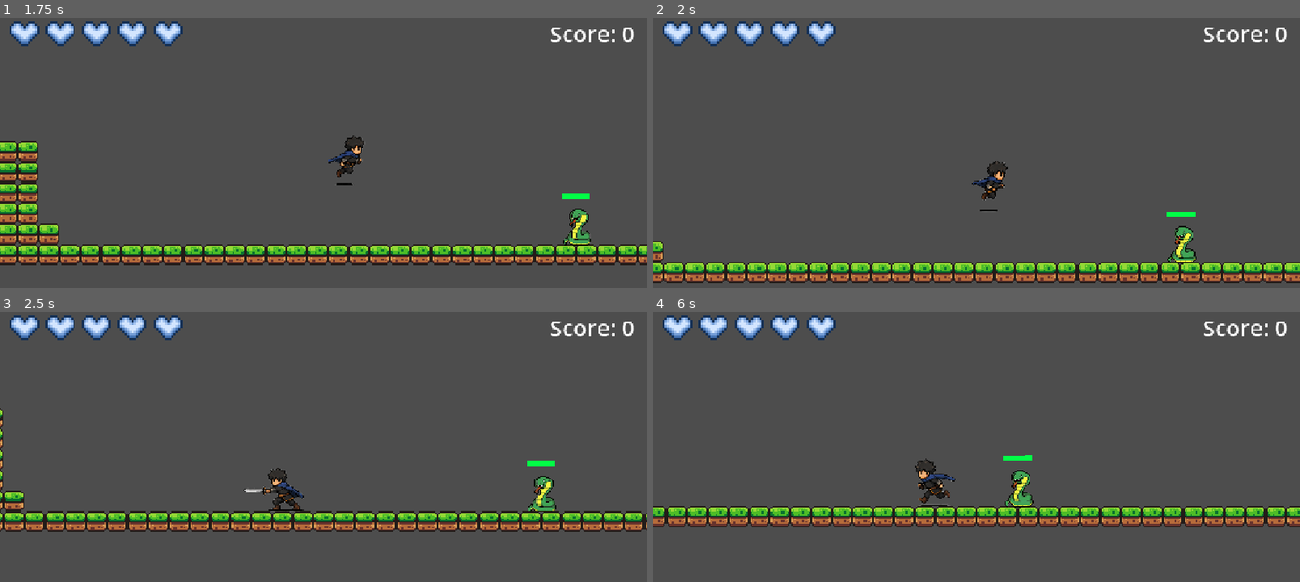
Above: before the commit, frames 1-4 (two rows, left to right).
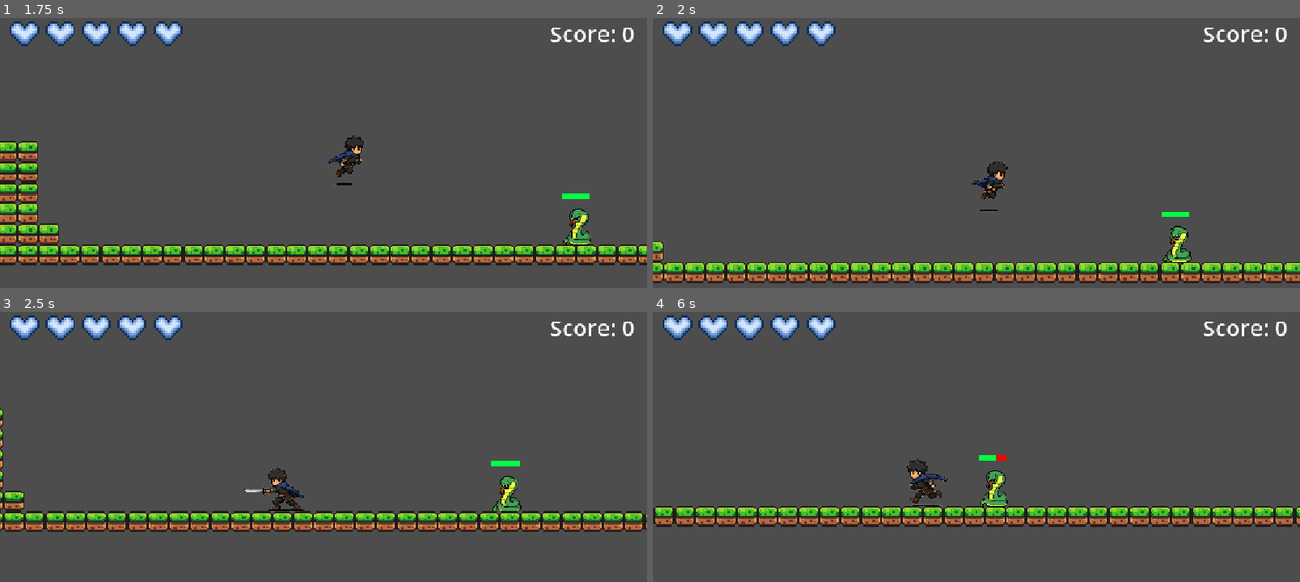
Above: after the commit, the same moments.

Repository: Riel-21/Godot-Game-Project-TCC
Game: Godot game, scene res://Scenes/game.tscn
The game is run twice, just before and just after one commit, with the same random seed, the same clock (stepped at 60 frames per second) and the same inputs.
Inputs:
- Up to frame 1 (1.75 s): hold Right (move right) from 0.53 s (still down); tap Q (attack) at 0.6 s; tap Space (jump) at 0.77, 1.52 s; tap F (toggle attack mode) at 1.35 s
- Up to frame 2 (2 s): keep holding Right (move right)
- Up to frame 3 (2.5 s): release Right (move right) at 2.03 s; hold Left (move left) from 2.03 s (still down); tap Q (attack) at 2.1 s
- Up to frame 4 (6 s): release Left (move left) at 2.78 s; hold Right (move right) 2.78-4.28 s; tap F (toggle attack mode) at 2.85, 4.35, 5.85 s; tap Space (jump) at 3.02, 3.77, 4.52 s; tap Q (attack) at 3.6, 5.1 s; hold Left (move left) 4.28-5.03 s; hold Right (move right) 5.03-5.78 s; hold Left (move left) from 5.78 s (still down)

Frame 1 is identical in both runs. In frame 2, 0.4% of the frame differs, in the area x 78-84%, y 71-91%; in frame 3, 0.9%; in frame 4, 6.3%, in the area x 0-100%, y 52-80%.
Error after the commit: Cannot call method 'instantiate' on a null value. (res://Scripts/snake.gd:59)

Commit message:
Revert "trying to add tracking *failed*"
This reverts commit 4e97389d074cda027a8653f95fb0df3a93228815.

Diff:
--- a/Scenes/snake.tscn
+++ b/Scenes/snake.tscn
@@ -2,6 +2,7 @@
 
 [ext_resource type="Script" uid="uid://bnuxfjkxalsqj" path="res://Scripts/snake.gd" id="1_7pca0"]
 [ext_resource type="Texture2D" uid="uid://bs28ki51js2q3" path="res://Assets/sprites/Snake.PNG" id="2_pox6b"]
+[ext_resource type="PackedScene" uid="uid://blnp5e82op5ku" path="res://Scenes/snake_poision_projectile.tscn" id="2_rku0m"]
 
 [sub_resource type="RectangleShape2D" id="RectangleShape2D_pk7y5"]
 size = Vector2(17, 28)
@@ -19,6 +20,7 @@
 collision_layer = 4
 collision_mask = 3
 script = ExtResource("1_7pca0")
+snake_poision_projectile_scene = ExtResource("2_rku0m")
 
 [node name="Sprite2D" type="Sprite2D" parent="." unique_id=657817993]
 position = Vector2(12.000001, -11.124998)
--- a/Scripts/snake.gd
+++ b/Scripts/snake.gd
@@ -1,39 +1,50 @@
 extends CharacterBody2D
 
 @export var snake_poision_projectile_scene: PackedScene
-
 @onready var health_bar: ProgressBar = $ProgressBar
 @onready var spawn_point = $Marker2D
 
 const MAX_HEALTH = 40
 var health = MAX_HEALTH
+var speed = 60.0
+
+var direction = 0
+var player_pos = Vector2.ZERO
+var target_pos = Vector2.ZERO
 
 var player = null
 var player_in_range = false
 
 
 func _ready():
-	if health_bar:
-		health_bar.min_value = 0
-		health_bar.max_value = MAX_HEALTH
-		health_bar.value = MAX_HEALTH
-		health_bar.show()
+	# Setup health bar
+	health_bar.min_value = 0
+	health_bar.max_value = MAX_HEALTH
+	health_bar.value = MAX_HEALTH
+	health_bar.show()
 
 
 func _physics_process(delta: float) -> void:
-	# Keep basic gravity so the enemy sits on the ground
+	# 1. Apply gravity
 	if not is_on_floor():
 		velocity += get_gravity() * delta
 
-	velocity.x = 0
+	# 2. Movement logic towards player
+	if is_instance_valid(player):
+		player_pos = player.global_position
+		target_pos = (player_pos - global_position).normalized()
+		velocity.x = target_pos.x * speed
+	else:
+		velocity.x = 0
+
+	# 3. Apply physics movement
 	move_and_slide()
 
 
 func take_damage(amount):
 	health -= amount
 	health = clamp(health, 0, MAX_HEALTH)
-	if health_bar:
-		health_bar.value = health
+	health_bar.value = health
 
 	if health <= 0:
 		ScoreManager.add_score(5)
@@ -41,9 +52,10 @@
 
 
 func shoot():
-	if not is_instance_valid(player) or snake_poision_projectile_scene == null:
+	if not is_instance_valid(player):
 		return
 
+	print("Shoot")
 	var projectile = snake_poision_projectile_scene.instantiate()
 	projectile.global_position = spawn_point.global_position
 	projectile.direction = (player.global_position - spawn_point.global_position).normalized()
--- a/Scripts/snake_poision_projectile.gd
+++ b/Scripts/snake_poision_projectile.gd
@@ -1,19 +1,17 @@
 extends Area2D
 
-@export var speed = 300.0
+@export var speed = 300
+
 var direction = Vector2.ZERO
 
 
 func _process(delta):
 	position += direction * speed * delta
 
-
 func _on_body_entered(body):
-	if body.is_in_group("player") or body.is_in_group("Player"):
+	if body.is_in_group("Player"):
 		if body.has_method("take_damage"):
 			body.take_damage()
-		queue_free()
-
 
 func _on_visible_on_screen_notifier_2d_screen_exited():
 	queue_free()
